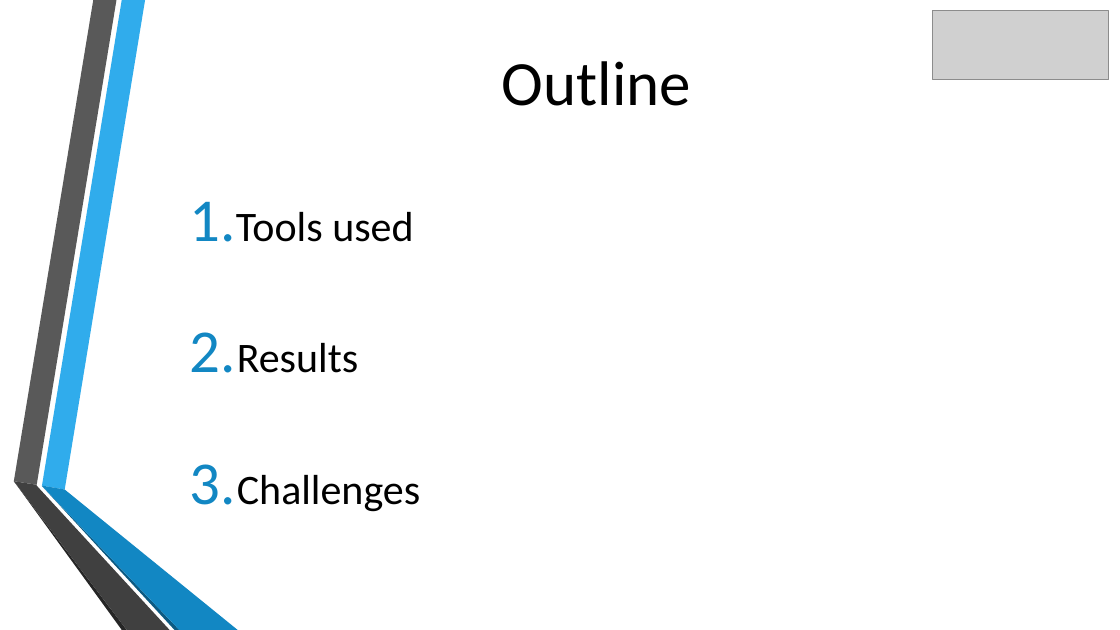
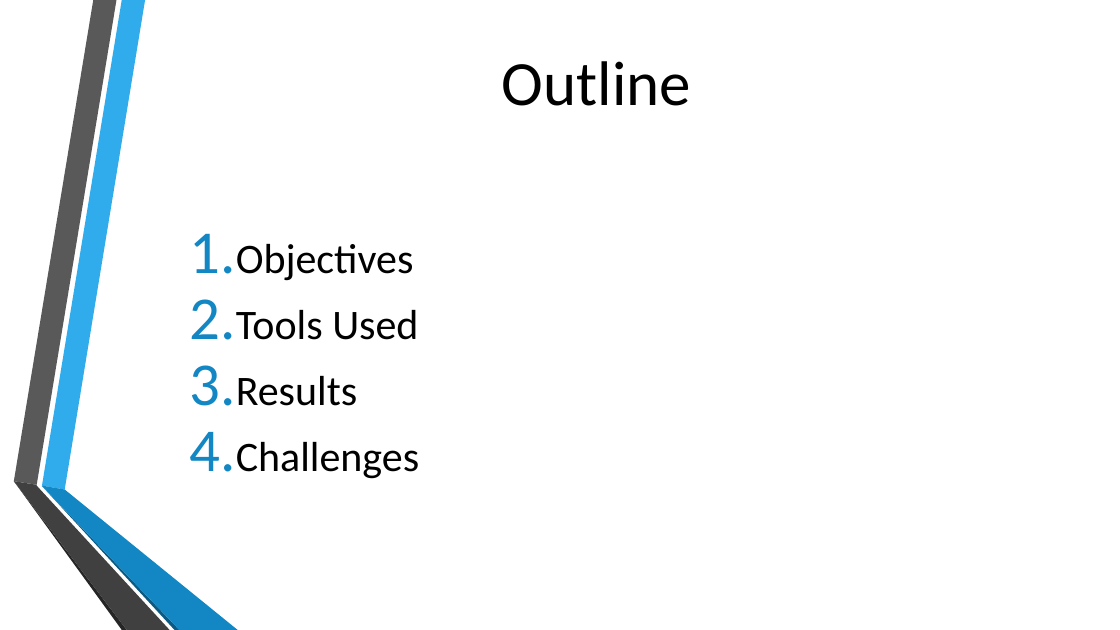
Before and after one commit to NB094/lighthouse-data-notes, a slide deck: slide 2 of Week_1/Day_4/Transport for London API Miniproject.pptx. Drawn at 1120x630 pixels with LibreOffice and Linux fonts; fonts in the diff are those of the drawing; grey boxes stand for pictures; background and template pictures are left out. Boxes give left, top, right and bottom in pixels: in the first picture for what was removed or moved away, otherwise in the second. Text is boxed around its words. In the diff, an @@ line names an element or a change of style, - is before the commit and + after.

```diff
--- a/Week_1/Day_4/Transport for London API Miniproject.pptx
+++ b/Week_1/Day_4/Transport for London API Miniproject.pptx
@@ picture removed at (x1=933, y1=11, x2=1109, y2=79) @@
@@ text at (x1=236, y1=244, x2=418, y2=340): text changed @@
-1. Tools used
+1. Objectives
+2. Tools Used
@@ text at (x1=236, y1=376, x2=419, y2=479): indent changed @@
```
Also in this commit, not shown: 2 other slides changed, 5 slides added, 1 slide removed, 5 other files.
